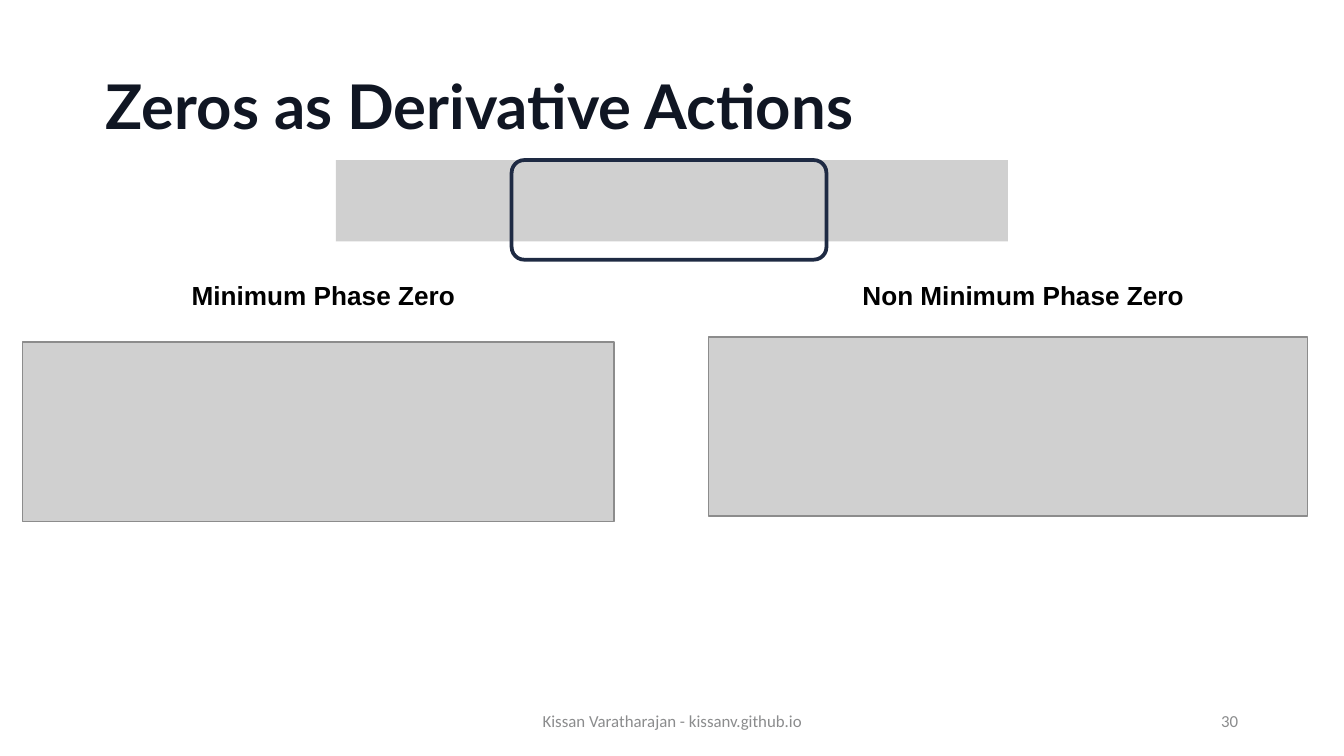
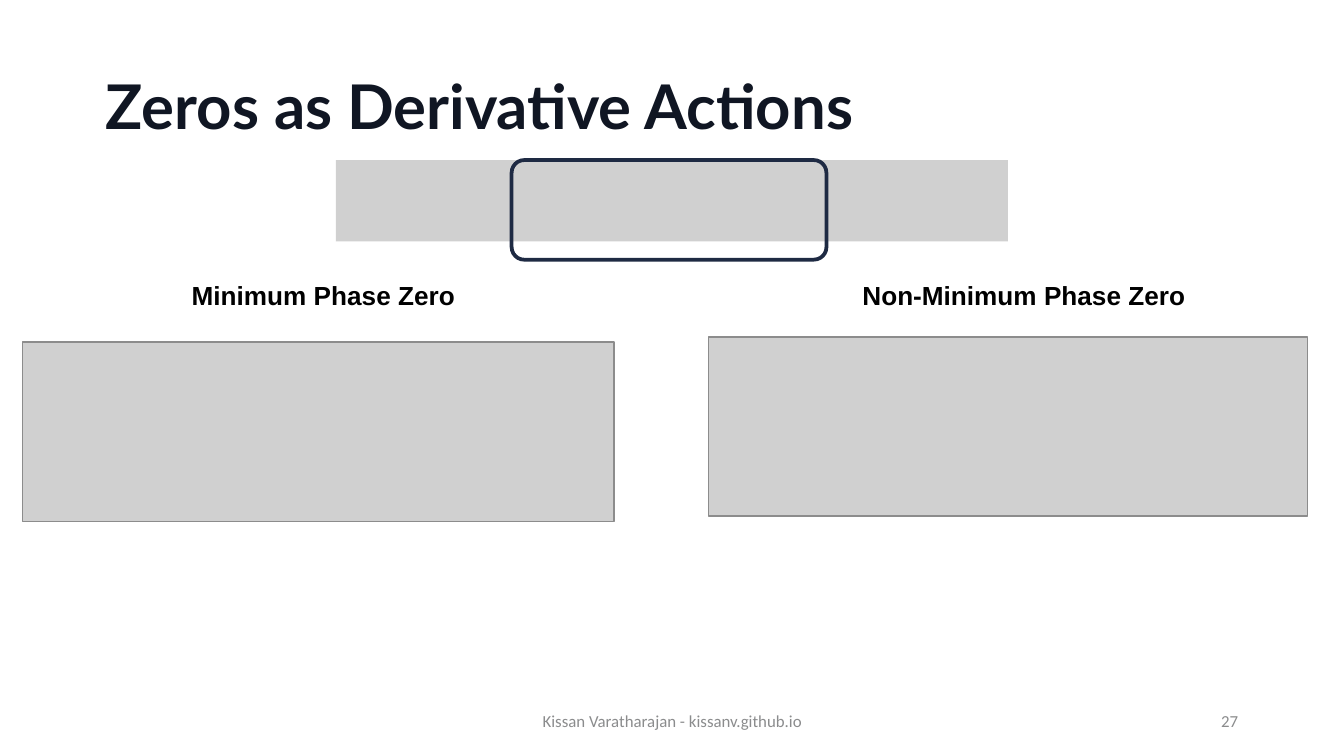
Before and after one commit to KissanV/KissanV.github.io, a slide deck: slide 27 of pdfs/CS1/CS1_Week6_kvaratharaja_empty.pptx (slide 30 before the commit). Drawn at 1344x756 pixels with LibreOffice and Linux fonts; fonts in the diff are those of the drawing; grey boxes stand for pictures; background and template pictures are left out. Boxes give left, top, right and bottom in pixels: in the first picture for what was removed or moved away, otherwise in the second. Text is boxed around its words. In the diff, an @@ line names an element or a change of style, - is before the commit and + after.

```diff
--- a/pdfs/CS1/CS1_Week6_kvaratharaja_empty.pptx
+++ b/pdfs/CS1/CS1_Week6_kvaratharaja_empty.pptx
@@ text at [862, 286, 1185, 306]: text changed @@
-Non Minimum Phase Zero
+Non-Minimum Phase Zero
@@ page number at [1221, 716, 1238, 727]: text changed @@
-30
+27
```
Also in this commit, not shown: 4 other slides changed, 4 slides removed, 4 other files.
